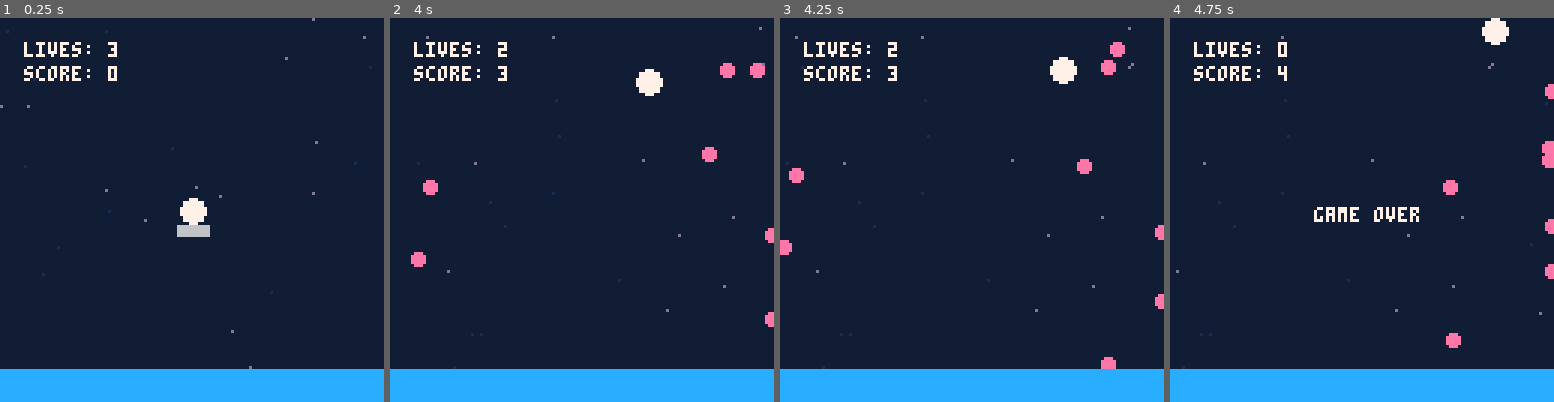
Above: before the commit, frames 1-4 (left to right).
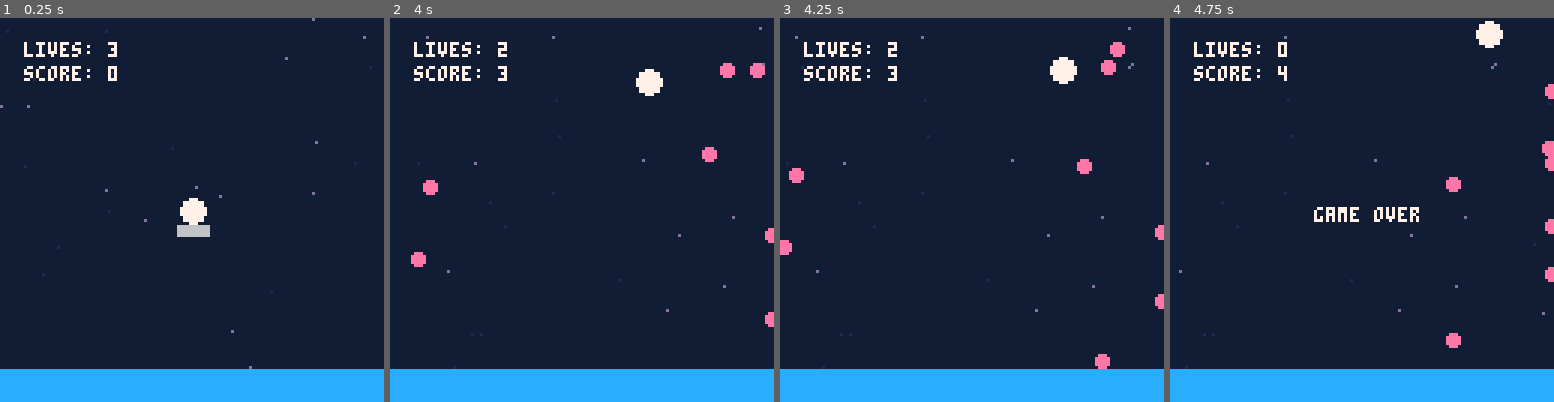
Above: after the commit, the same moments.

Repository: jmross/pico8-balloon-journey
Game: PICO-8 cartridge trip.p8
Same seed, same stepped clock (60 frames per second), same inputs: the game is played once before the commit and once after it.
Inputs:
- Up to frame 1 (0.25 s): no input
- Up to frame 2 (4 s): tap X (X key) at 0.33, 1.07, 1.85, 2.97 s; tap O (Z key) at 0.7, 1.7, 2.1, 2.5, 2.9, 3.3, 3.7 s; hold Right 1.6-2.1 s; hold Up 2.15-2.42 s; hold Right 2.47-3.03 s; hold Left 3.08-3.58 s; hold Down 3.63-3.97 s
- Up to frame 3 (4.25 s): hold Right from 4.02 s (still down); tap X (X key) at 4.08 s; tap O (Z key) at 4.1 s
- Up to frame 4 (4.75 s): tap O (Z key) at 4.5 s; release Right at 4.68 s; hold Up from 4.73 s (still down)

Frames 1-2 are identical in both runs. In frame 3, 0.1% of the frame differs, in the area x 82-88%, y 87-92%; in frame 4, 0.7%, in the area x 1-100%, y 0-92%.

Commit message:
Move collide to player

Diff:
--- a/balloon.lua
+++ b/balloon.lua
@@ -20,9 +20,6 @@
 function balloon:draw()
   circfill(self.x, self.y, self.size, self.colour)
 end
-function balloon:collide(o)
-  return self.x >= (o.x - o.size) and self.x <= (o.x + o.size) and self.y >= (o.y - o.size) and self.y <= (o.y + o.size)
-end
 function balloon:init()
   self.x = max_x + self.size
   self.y = rnd(max_y)
--- a/enemy.lua
+++ b/enemy.lua
@@ -30,10 +30,6 @@
   return setmetatable(o or {}, self)
 end
 
-function enemy:collide(o)
-  return self.x >= (o.x - o.size) and self.x <= (o.x + o.size) and self.y >= (o.y - o.size) and self.y <= (o.y + o.size)
-end
-
 function enemy:init()
   self.x = max_x + 1
   self.y = rnd(max_y)
--- a/main.lua
+++ b/main.lua
@@ -90,7 +90,7 @@
 
     for e in all(enemies) do
       e:update()
-      if(e:collide(player)) then
+      if(player:collide(e)) then
         player:damage()
         e:init()
       end
@@ -102,7 +102,7 @@
 
     for b in all(balloons) do
       b:update()
-      if(b:collide(player)) then
+      if(player:collide(b)) then
         game.score += b.score
         del(balloons, b)
       end
--- a/player.lua
+++ b/player.lua
@@ -45,6 +45,13 @@
   end
 end
 
+function player:collide(o)
+  return ((self.x - self.size) <= (o.x + o.size) and
+          (self.x + self.size) >= (o.x - o.size) and
+          (self.y - self.size) <= (o.y + o.size) and
+          (self.y + self.size) >= (o.y - o.size))
+end
+
 function player:flap()
   if(self.dy > -self.max_y_speed) then
     self.ddy = -self.y_accel
